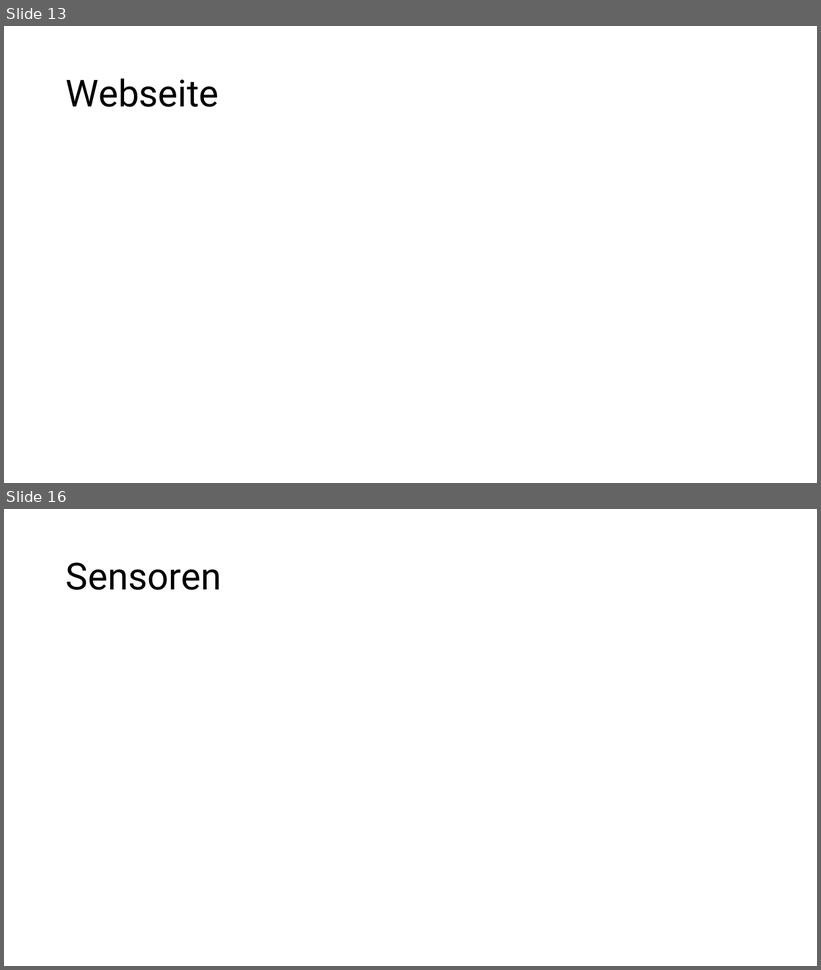
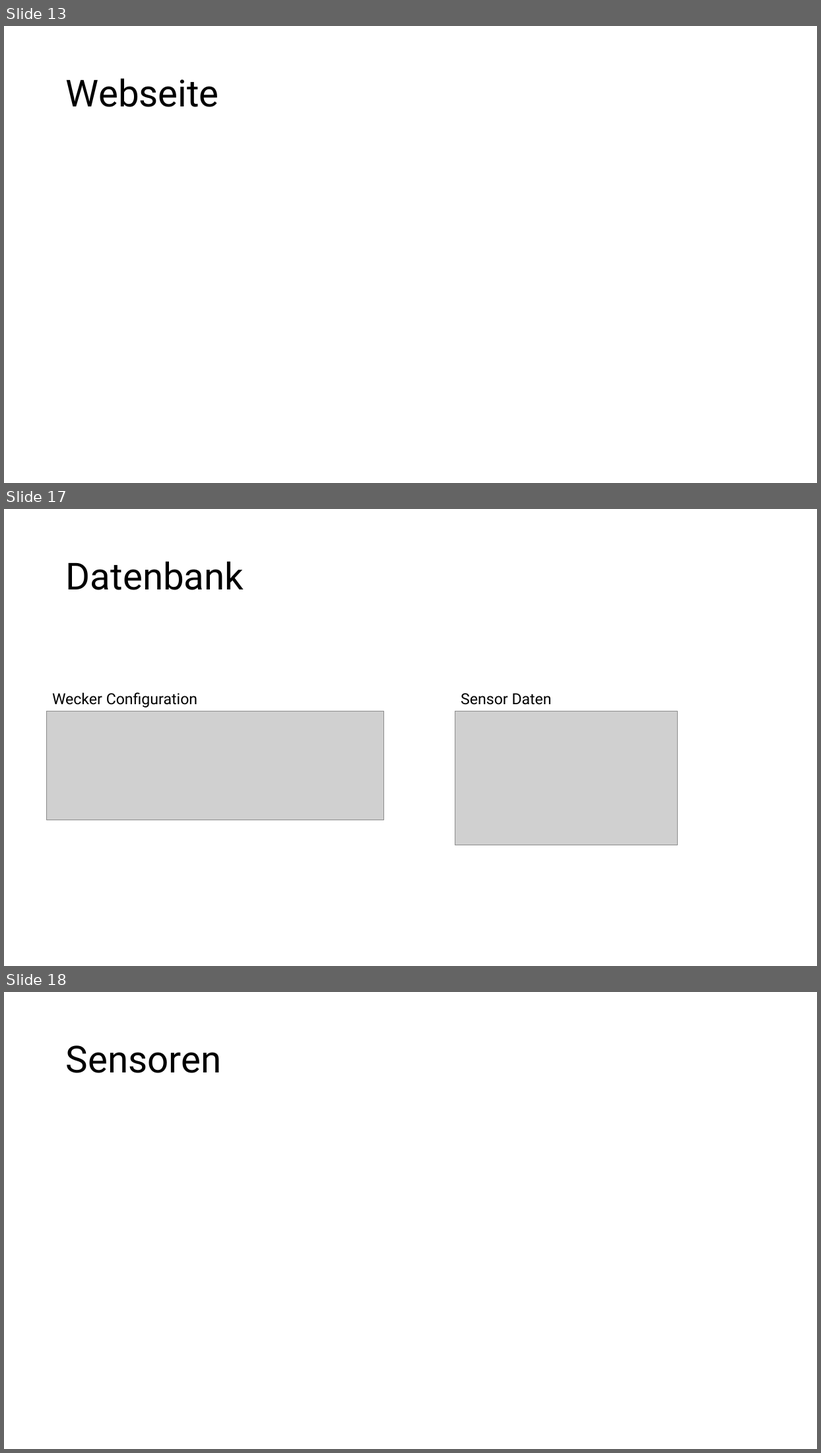
Before and after one commit to jannis1602/SmartAlarmClock, a slide deck: planung/Fachgespraech.pptx. Shown one above the other, each under a label of ours: slides 13 and 16 before the commit, slides 13, 17 and 18 after it; the slides between them are not shown. The pictures are 821x970 and 821x1453 pixels, drawn with LibreOffice and Linux fonts; fonts in the diff are those of the drawing; grey boxes stand for pictures. Boxes give left, top, right and bottom in pixels: in the first picture for what was removed or moved away, otherwise in the second. Text is boxed around its words. In the diff, an @@ line names an element or a change of style, - is before the commit and + after.

```diff
--- a/planung/Fachgespraech.pptx
+++ b/planung/Fachgespraech.pptx
@@ slide 17 added at box(4, 509, 817, 966), background #FFFFFF @@
@@ title added at box(66, 561, 244, 590), 44 pt, text #000000 @@
+Datenbank
@@ text added at box(52, 692, 197, 708), 18 pt, text #000000 @@
+Wecker Configuration
@@ text added at box(461, 693, 552, 705), 18 pt, text #000000 @@
+Sensor Daten
@@ picture added at box(46, 712, 384, 820) @@
@@ picture added at box(455, 712, 678, 846) @@
@@ what was slide 16 is now slide 18 @@
```
Also in this commit, not shown: 1 slide changed, 2 other slides added, 1 slide removed, 2 other files.
